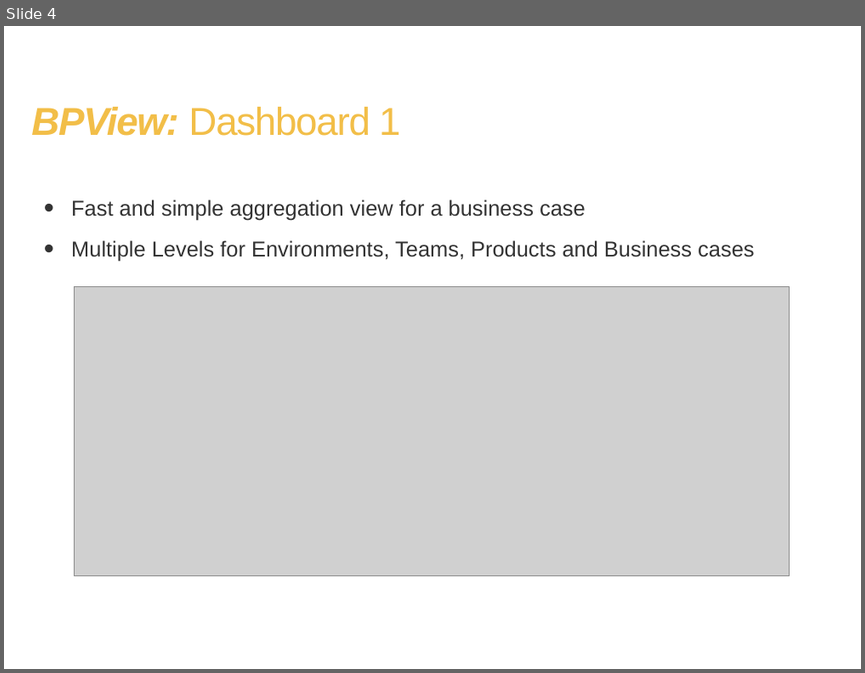
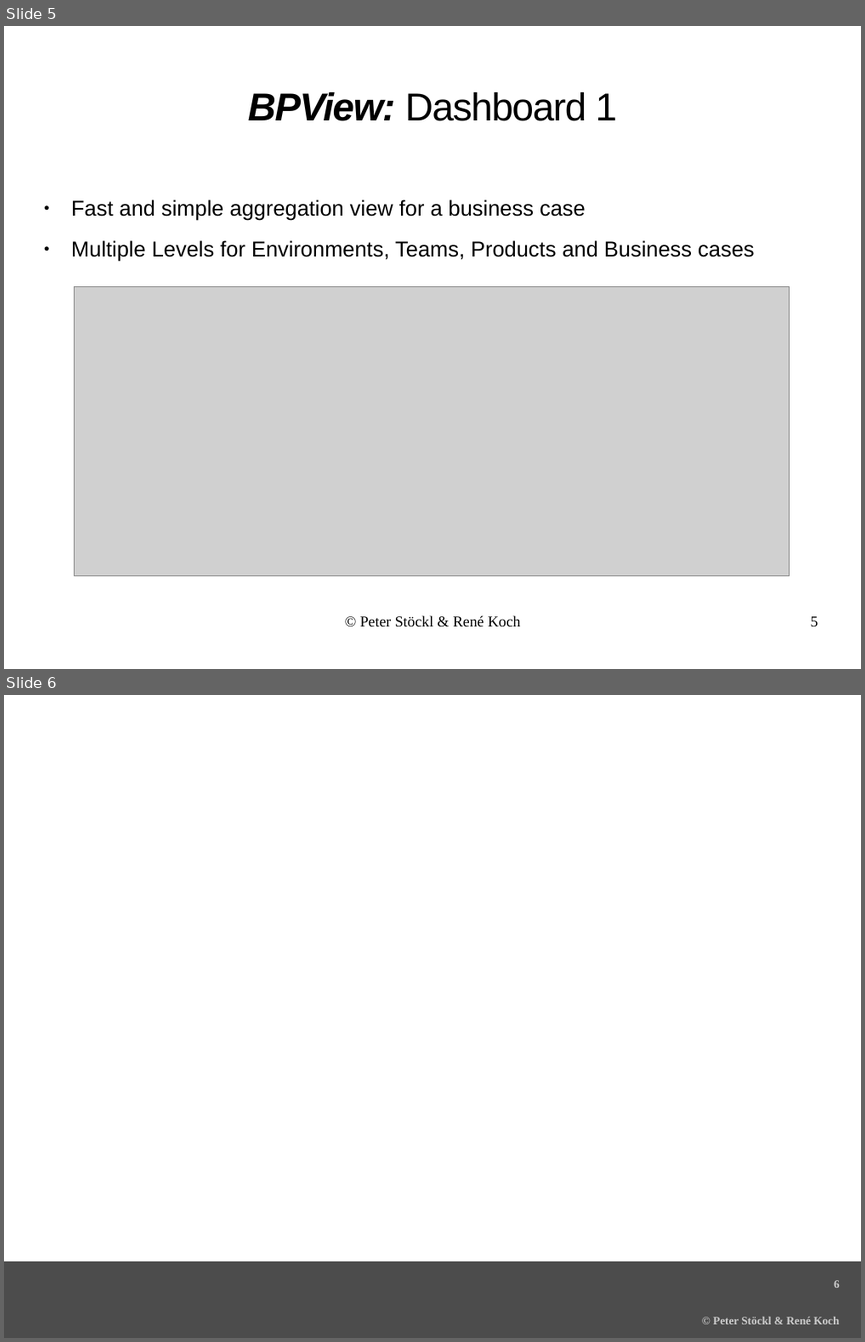
Before and after one commit to BPView/BPView, a slide deck: docs/BPView - The_Project.odp. Shown one above the other, each under a label of ours: slide 4 before the commit, slides 5 and 6 after it. The pictures are 865x673 and 865x1342 pixels, drawn with LibreOffice and Linux fonts; fonts in the diff are those of the drawing; grey boxes stand for pictures; background and template pictures are left out. Boxes give left, top, right and bottom in pixels: in the first picture for what was removed or moved away, otherwise in the second. Text is boxed around its words. In the diff, an @@ line names an element or a change of style, - is before the commit and + after.

```diff
--- a/docs/BPView - The_Project.odp
+++ b/docs/BPView - The_Project.odp
@@ slide 6 added at <box>4,695,861,1338</box>, background #FFFFFF @@
@@ rectangle added at <box>4,1261,861,1338</box>, fill #4C4C4C @@
@@ page number added at <box>834,1280,840,1287</box>, 10.5 pt, text #CCCCCC, bold @@
+6
@@ text added at <box>713,1316,839,1324</box>, 10.5 pt, text #CCCCCC, bold @@
+© Peter Stöckl & René Koch
@@ what was slide 4 is now slide 5 @@
@@ slide 5 changed as well @@
@@ title "BPView: Dashboard 1": place and size @@
-title "BPView: Dashboard 1" at <box>31,107,400,136</box>
+title "BPView: Dashboard 1" at <box>248,92,617,121</box>
@@ title "BPView: Dashboard 1" at <box>248,92,617,121</box>: text colour #F2BE48 to #000000; alignment left to centre @@
@@ text "Fast and simple aggregation view ..." at <box>71,199,754,261</box>: text colour #333333 to #000000; bullet • to ● @@
@@ text added at <box>360,615,521,626</box>, 14 pt, text #000000 @@
+© Peter Stöckl & René Koch
@@ page number added at <box>811,616,818,626</box>, 14 pt, text #000000 @@
+5
```
Also in this commit, not shown: 8 other slides changed, 2 other slides added, 1 slide removed, 5 other files.
